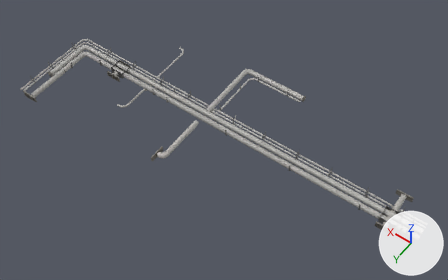
An edit to the FBX model Huttune_Fan_Game/Assets/Graphics/Mesh/Ventilation_pipes.fbx, drawn before and after from the same camera.
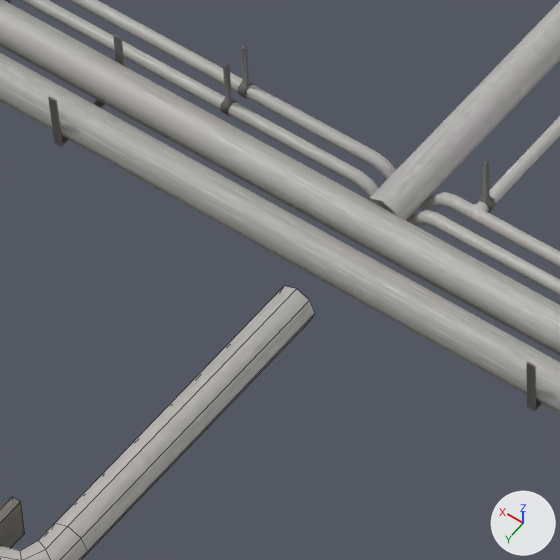
The first picture shows the older version from a 50 mm camera at (-1.48, 17.24, 28.67) aimed at (10.45, 0.53, 2.42). The close-ups show both versions on the part from 36% to 51% of the width and 30% to 55% of the height of that picture; other places that the commit changed are outside them. The lights are fixed; the arrows at lower right show +X, +Y and +Z. The close-ups show mesh edges as thin lines. Where no turn or scale is listed for an object, it has been applied to the vertices.

In view in the first close-up: 'Pipes1_Laundry', 'Pipes1_Vent', 'Pipes4', 'Pipes5', 'Pipes6'.
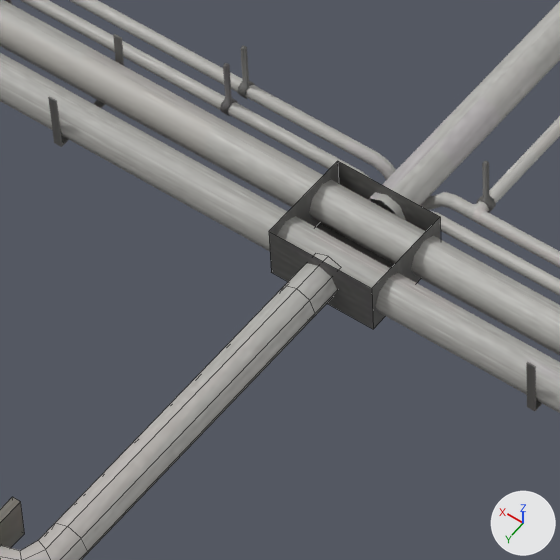
What differs and where, as boxes (x1, y1, x2, y2) in the close-ups (560 x 560 px):
'Pipes1.001', added: after (269, 161, 441, 329)

The edits, one by one:
Mesh me_elbow_joint_014 is new.
It has 24 vertices, 13 faces and spans x 11.777..12.634, y -0.435..0.579, z 2.506..2.934.
It uses material mat_pipes (picture img_ventilation_png).
Object 'Pipes1.001' (ob_pipes1_001) is new; it shows me_elbow_joint_014.
Its location is (0.0, 0.0, 0.0).
